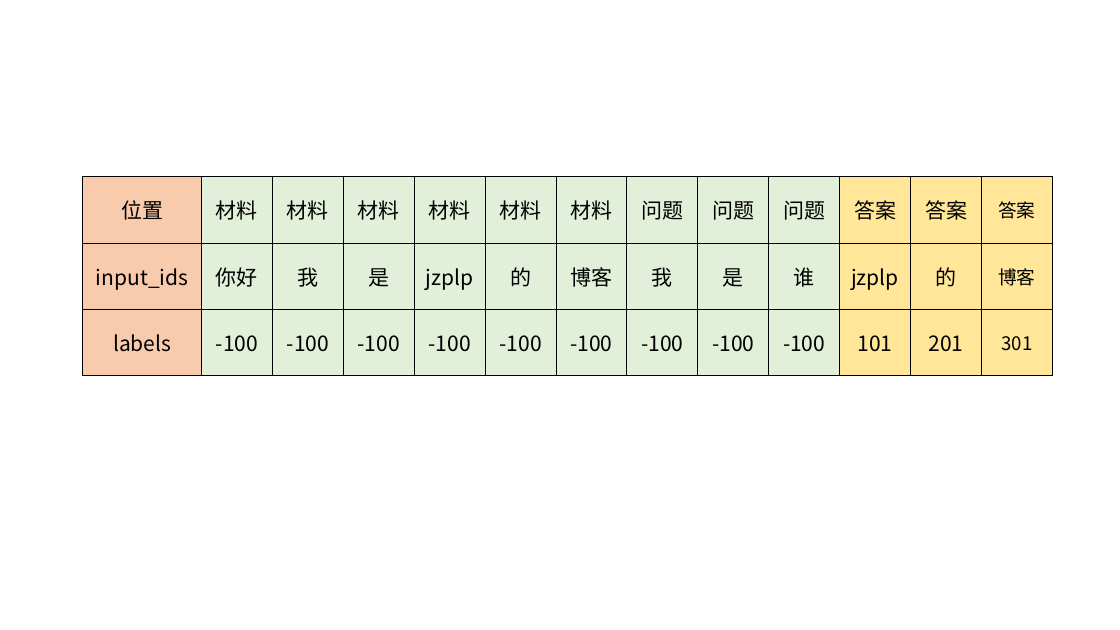
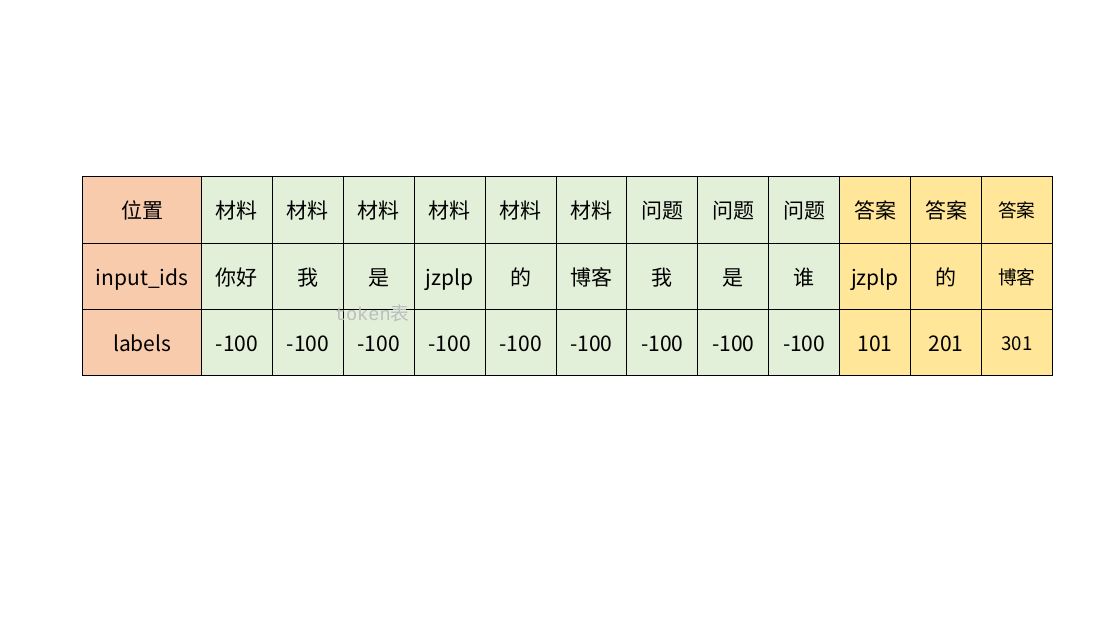
Before and after one commit to jzplp/jzplp.github.io, a slide deck: slide 15 of raws/画图.pptx. Drawn at 1120x630 pixels with LibreOffice and Linux fonts; fonts in the diff are those of the drawing. Boxes give left, top, right and bottom in pixels: in the first picture for what was removed or moved away, otherwise in the second. Text is boxed around its words. In the diff, an @@ line names an element or a change of style, - is before the commit and + after.

```diff
--- a/raws/画图.pptx
+++ b/raws/画图.pptx
@@ text added at box(335, 307, 410, 326), 16 pt, text #BBBEBF @@
+token表
```
Also in this commit, not shown: 1 slide added, 2 other files.
